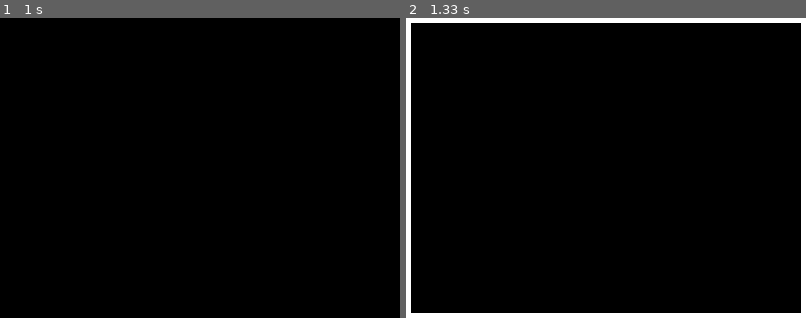
Above: before the commit, frames 1-2 (left to right).
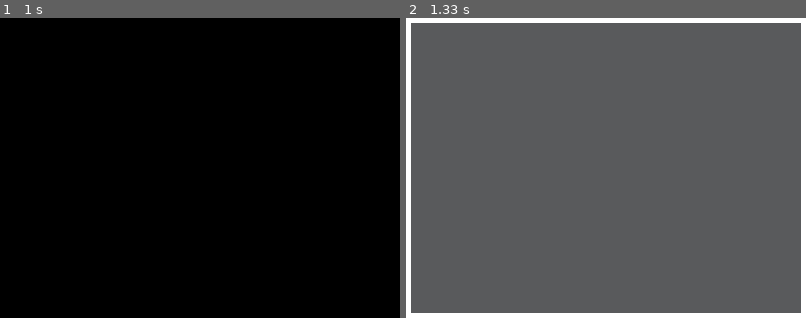
Above: after the commit, the same moments.

Repository: LouisJustinTALLOT/Hackathon-Bellon-Gstalter-Tallot
Game: pygame game, started from main.py
Two runs of this game, one before a commit and one after it. Both use one fixed random seed, a clock stepped at 60 frames per second and the inputs below.
Inputs:
- Up to frame 1 (1 s): no input
- Up to frame 2 (1.33 s): no input

Frame 1 is identical in both runs. In frame 2, 94% of the frame differs, in the area x 1-99%, y 1-99%.

Commit message:
ajout du fond gris

Diff:
--- a/display.py
+++ b/display.py
@@ -1,7 +1,14 @@
 import pygame as pg, sys
+from random import randint
+
+def init(n, m):
+    screen = init_display(n, m)
+    add_borders(screen, n, m)
 
 def init_display(n, m):
-    return pg.display.set_mode((n, m))
+    screen = pg.display.set_mode((n, m))
+    screen.fill((89, 90, 92))
+    return screen
 
 
 def add_borders(screen, n, m):
@@ -18,3 +25,6 @@
         pg.draw.rect(screen, color, rect)
         rect = pg.Rect(i, m-5, width, height)
         pg.draw.rect(screen, color, rect)
+
+def add_monsters(screen, n, m):
+    pass
--- a/main.py
+++ b/main.py
@@ -9,13 +9,11 @@
 import display
 
 # faire 'Q' pour arrêter le script'
-
 pg.init()
 n, m = 400, 300
-screen = display.init_display(n, m)
+screen = display.init(n, m) #appelle le fichier externe display.py
 clock = pg.time.Clock()
 running = True
-display.add_borders(screen, n, m)
 while running:
     clock.tick(1)
     for event in pg.event.get():
